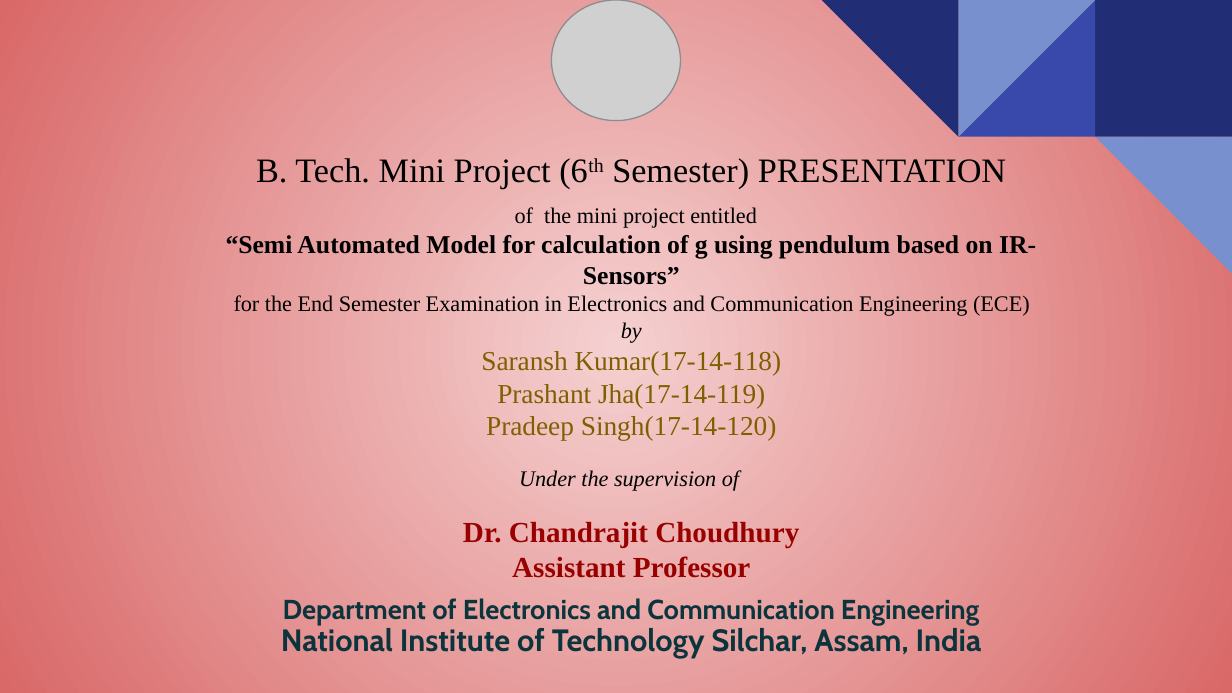
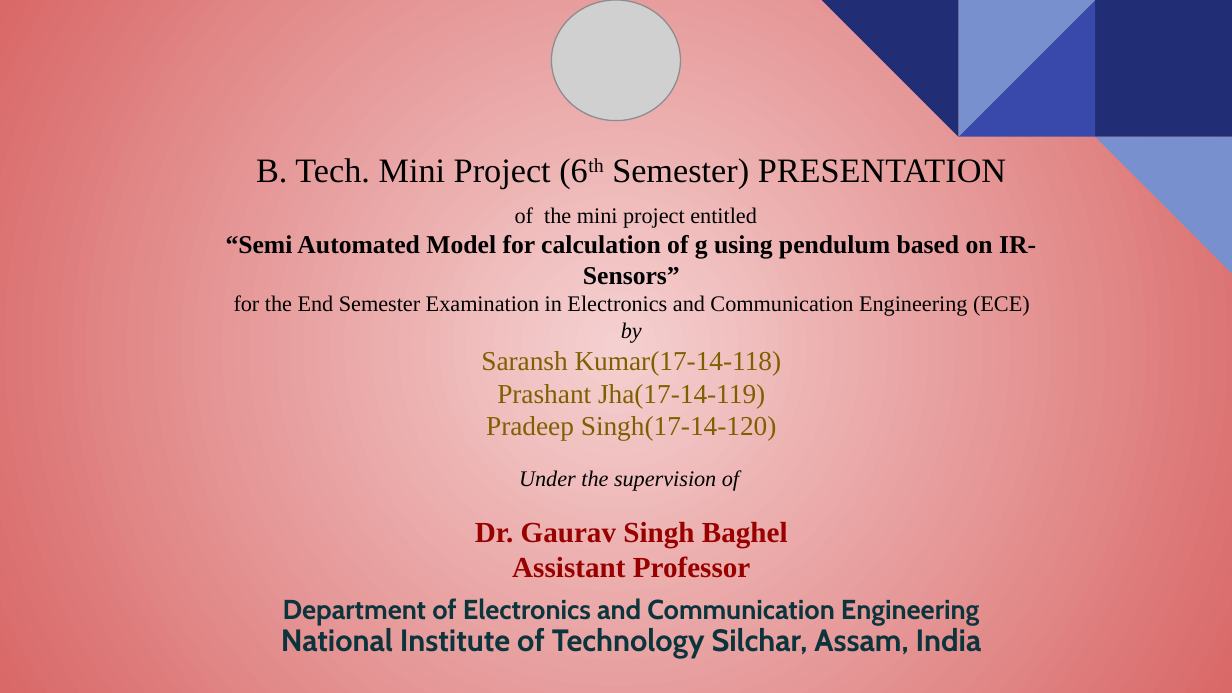
Before and after one commit to snehaljha/mini-project, a slide deck: slide 1 of EC 1309- Measurement & Instrumentation/MI Project Orig.pptx. Drawn at 1232x693 pixels with LibreOffice and Linux fonts; fonts in the diff are those of the drawing; grey boxes stand for pictures. Boxes give left, top, right and bottom in pixels: in the first picture for what was removed or moved away, otherwise in the second. Text is boxed around its words. In the diff, an @@ line names an element or a change of style, - is before the commit and + after.

```diff
--- a/EC 1309- Measurement & Instrumentation/MI Project Orig.pptx
+++ b/EC 1309- Measurement & Instrumentation/MI Project Orig.pptx
@@ text at box(475, 522, 788, 548): text changed @@
-Dr. Chandrajit Choudhury
+Dr. Gaurav Singh Baghel
```
Also in this commit, not shown: 14 other slides changed, 1 slide added, 1 slide removed, 2 other files.
